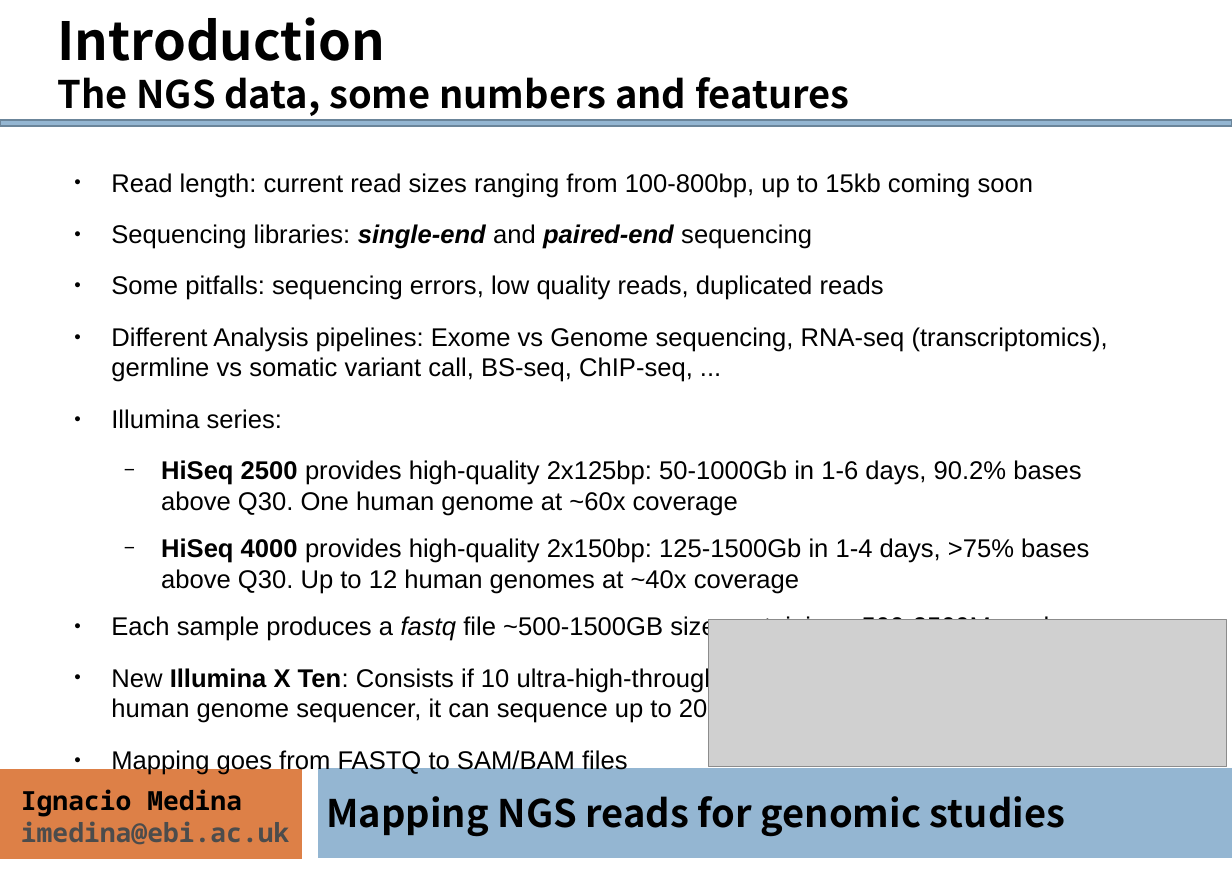
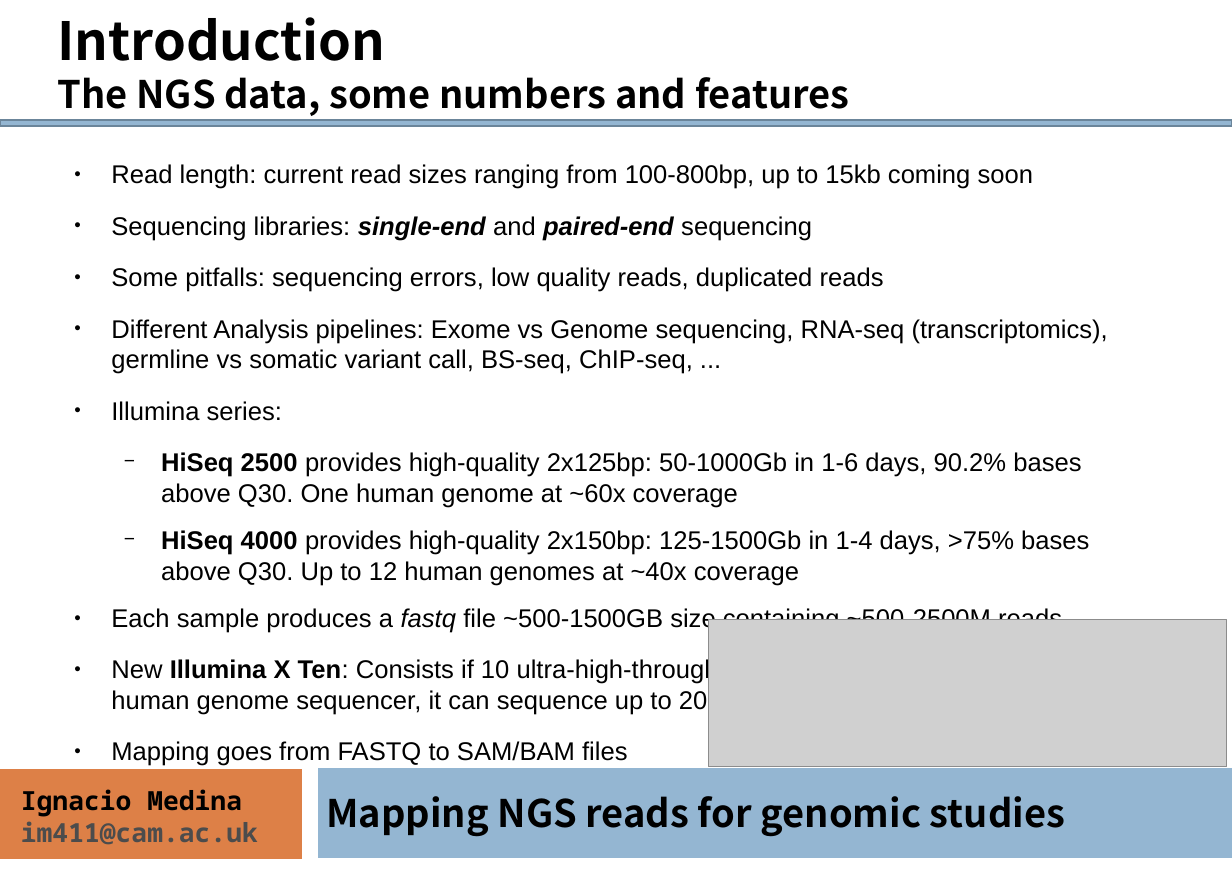
Before and after one commit to ngs-course/ngs-course.github.io, a slide deck: slide 4 of Course_Materials/alignment/presentation/ngs-read-mapping-imedina-mda15.odp. Drawn at 1232x871 pixels with LibreOffice and Linux fonts; fonts in the diff are those of the drawing; grey boxes stand for pictures. Boxes give left, top, right and bottom in pixels: in the first picture for what was removed or moved away, otherwise in the second. Text is boxed around its words. In the diff, an @@ line names an element or a change of style, - is before the commit and + after.

```diff
--- a/Course_Materials/alignment/presentation/ngs-read-mapping-imedina-mda15.odp
+++ b/Course_Materials/alignment/presentation/ngs-read-mapping-imedina-mda15.odp
@@ text "Read length: current read sizes ...": place and size @@
-text "Read length: current read sizes ..." at (111, 173, 1108, 775)
+text "Read length: current read sizes ..." at (111, 164, 1108, 766)
@@ text at (21, 821, 258, 845): text changed @@
-imedina@ebi.ac.uk
+im411@cam.ac.uk
```
Also in this commit, not shown: 36 other slides changed, 1 other file.
